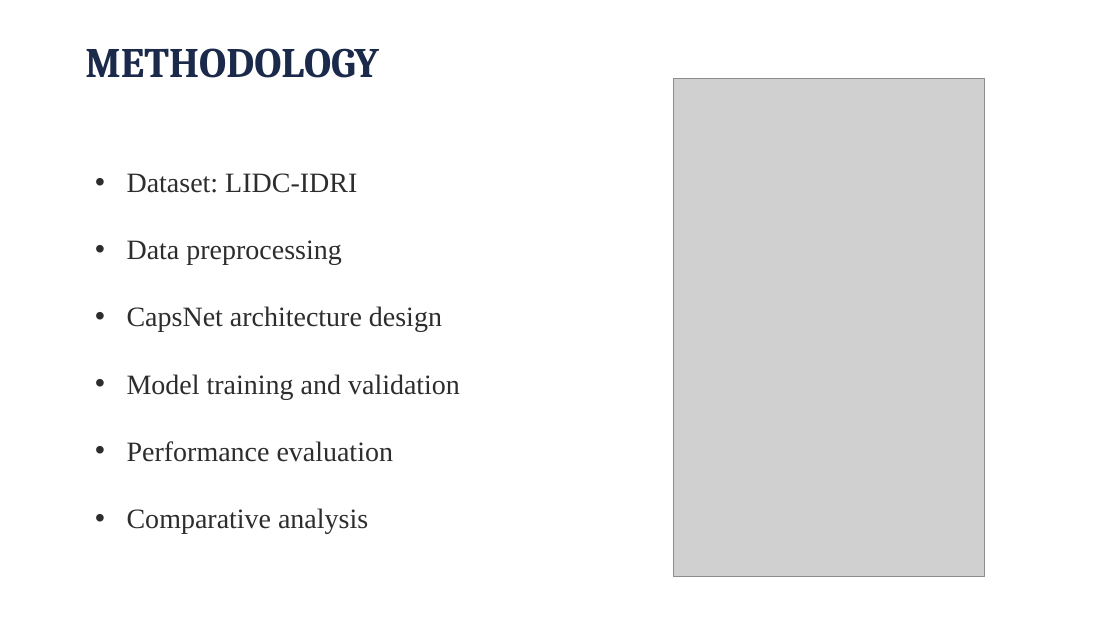
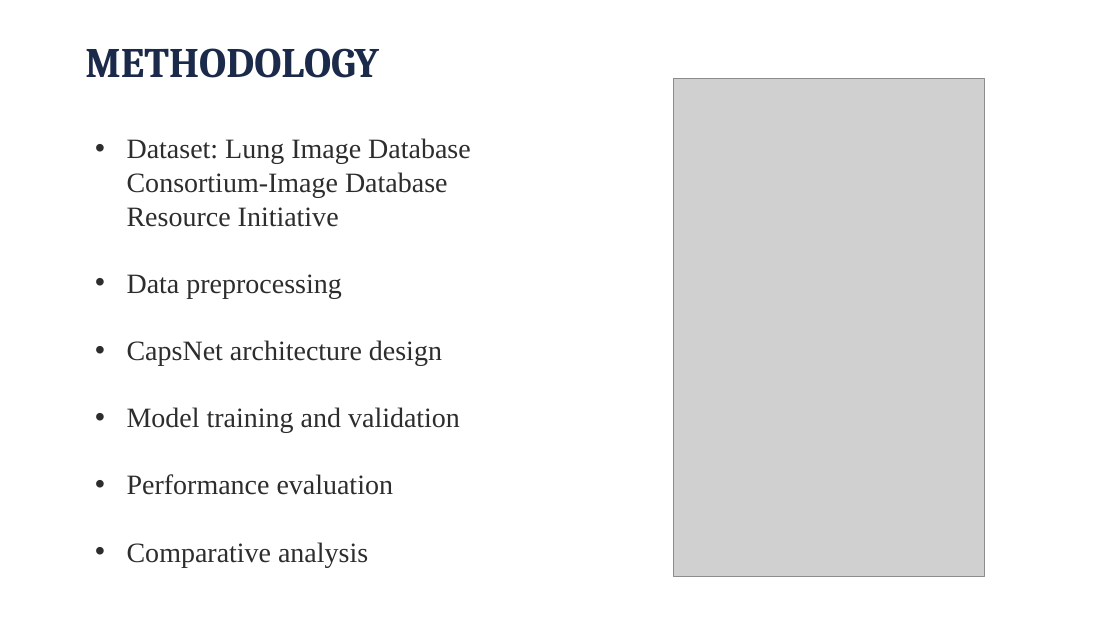
Before and after one commit to Azzy123-art/public1, a slide deck: slide 8 of Early_Detection_Lung_Cancer_CapsNet_modified.pptx. Drawn at 1120x630 pixels with LibreOffice and Linux fonts; fonts in the diff are those of the drawing; grey boxes stand for pictures. Boxes give left, top, right and bottom in pixels: in the first picture for what was removed or moved away, otherwise in the second. Text is boxed around its words. In the diff, an @@ line names an element or a change of style, - is before the commit and + after.

```diff
--- a/Early_Detection_Lung_Cancer_CapsNet_modified.pptx
+++ b/Early_Detection_Lung_Cancer_CapsNet_modified.pptx
@@ text at (127, 138, 471, 227): text changed @@
-• Dataset: LIDC-IDRI
+• Dataset: Lung Image Database Consortium-Image Database Resource Initiative
```
Also in this commit, not shown: 2 other slides changed, 1 other file.
